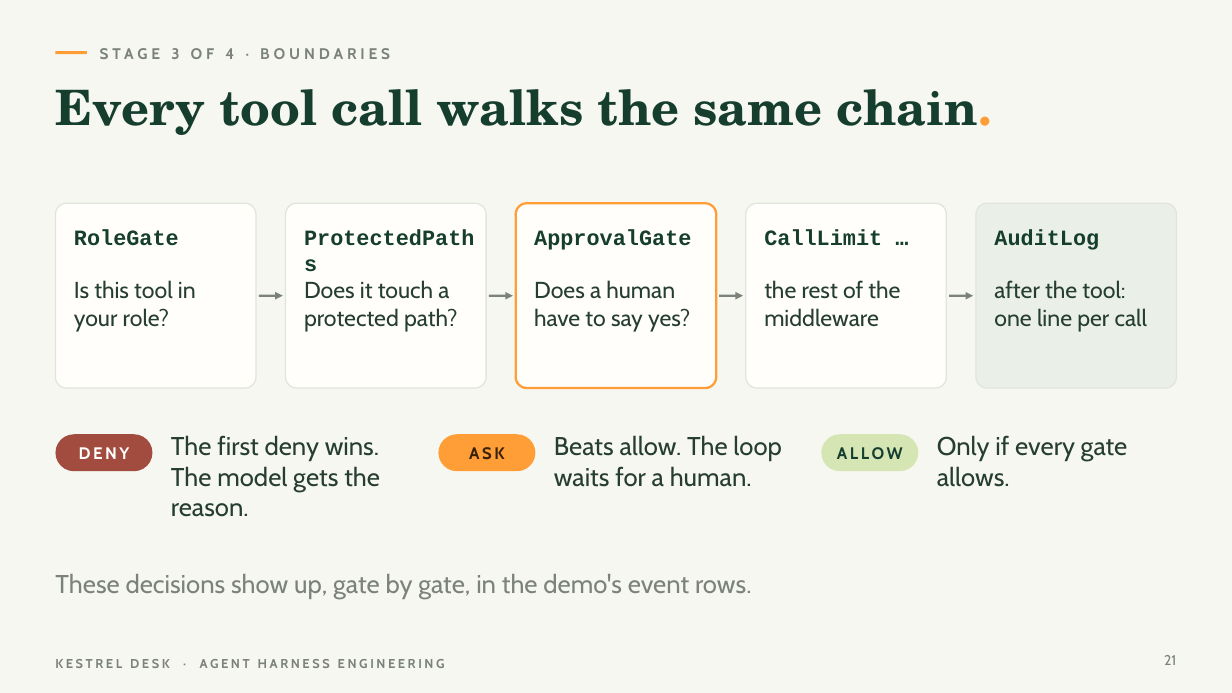
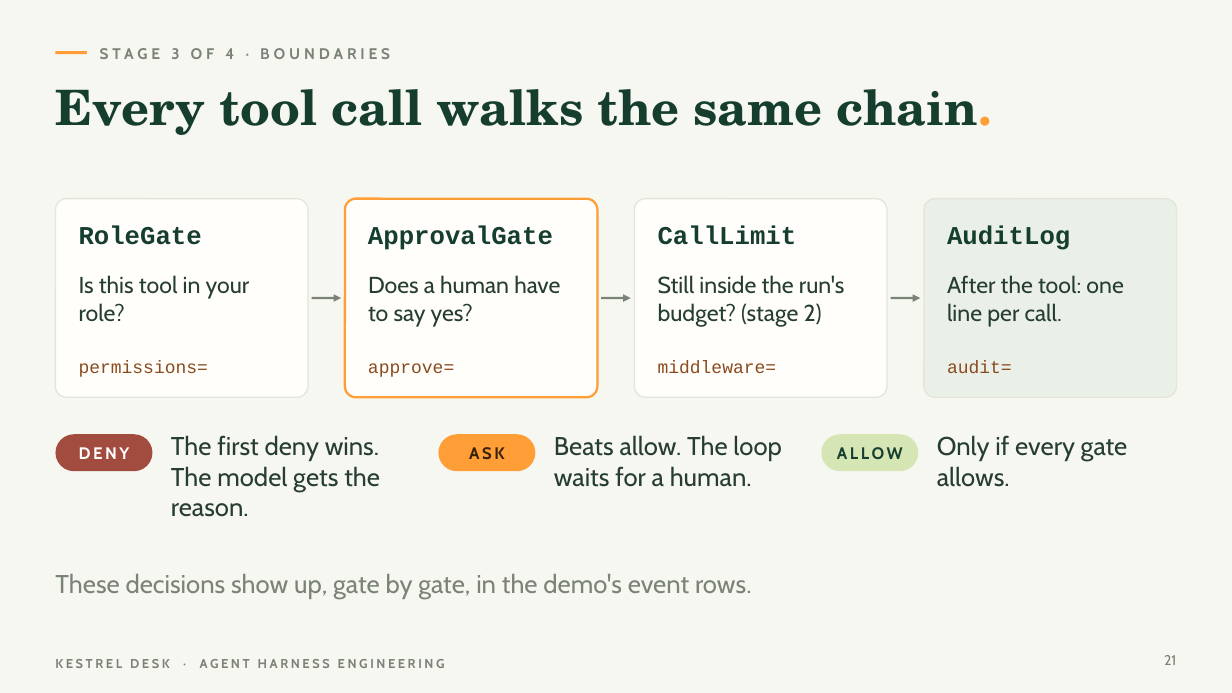
Before and after one commit to shubham-t/kestrel-desk, a slide deck: slide 21 of deck/Kestrel-Desk-Harness-Engineering.pptx. Drawn at 1232x693 pixels with LibreOffice and Linux fonts; fonts in the diff are those of the drawing. Boxes give left, top, right and bottom in pixels: in the first picture for what was removed or moved away, otherwise in the second. Text is boxed around its words. In the diff, an @@ line names an element or a change of style, - is before the commit and + after.

```diff
--- a/deck/Kestrel-Desk-Harness-Engineering.pptx
+++ b/deck/Kestrel-Desk-Harness-Engineering.pptx
@@ rounded rectangle: place and size @@
-rounded rectangle at [55, 203, 256, 388]
+rounded rectangle at [55, 199, 308, 397]
@@ rounded rectangle removed at [286, 203, 486, 388] @@
@@ proportions changed in 4 elements at [55, 199, 308, 397], [924, 199, 1177, 397], [635, 199, 887, 397], [345, 199, 597, 397] @@
@@ rounded rectangle: place and size @@
-rounded rectangle at [516, 203, 716, 388]
+rounded rectangle at [345, 199, 597, 397]
@@ rounded rectangle: place and size @@
-rounded rectangle at [746, 203, 946, 388]
+rounded rectangle at [635, 199, 887, 397]
@@ rounded rectangle: place and size @@
-rounded rectangle at [976, 203, 1177, 388]
+rounded rectangle at [924, 199, 1177, 397]
@@ text removed at [304, 224, 477, 265] @@
-ProtectedPaths
@@ size 17 to 20 pt in 3 elements at [79, 225, 202, 245], [947, 225, 1070, 250], [368, 225, 553, 250] @@
@@ text "ApprovalGate": place and size @@
-text "ApprovalGate" at [534, 229, 691, 250]
+text "ApprovalGate" at [368, 225, 553, 250]
@@ text at [658, 225, 797, 245]: text changed; size 17 to 20 pt @@
-CallLimit …
+CallLimit
@@ text "AuditLog": place and size @@
-text "AuditLog" at [994, 229, 1099, 250]
+text "AuditLog" at [947, 225, 1070, 250]
@@ text "Is this tool in your ..." rewrapped from [74, 280, 196, 332] to [79, 275, 250, 322] @@
@@ text removed at [304, 280, 457, 332] @@
-Does it touch a protected path?
@@ arrow moved from (259, 296) - (283, 296) to (311, 299) - (341, 299) @@
@@ text "Does a human have to ..." rewrapped from [534, 280, 690, 332] to [368, 275, 560, 327] @@
@@ arrow removed from (489, 296) to (513, 296) @@
@@ arrow moved from (719, 296) - (743, 296) to (602, 299) - (631, 299) @@
@@ text added at [658, 275, 845, 327], 18 pt, text #263D32 @@
+Still inside the run's budget? (stage 2)
@@ text removed at [764, 280, 900, 327] @@
-the rest of the middleware
@@ arrow moved from (949, 296) - (973, 296) to (891, 299) - (921, 299) @@
@@ text at [947, 275, 1123, 327]: text changed @@
-after the tool: one line per call
+After the tool: one line per call.
@@ text added at [79, 361, 208, 377], 14 pt, text #8A4B1F @@
+permissions=
@@ text added at [368, 363, 454, 377], 14 pt, text #8A4B1F @@
+approve=
@@ text added at [658, 361, 777, 374], 14 pt, text #8A4B1F @@
+middleware=
@@ text added at [947, 361, 1012, 373], 14 pt, text #8A4B1F @@
+audit=
```
Also in this commit, not shown: 14 other slides changed, 3 slides added, 3 slides removed, 33 other files.
